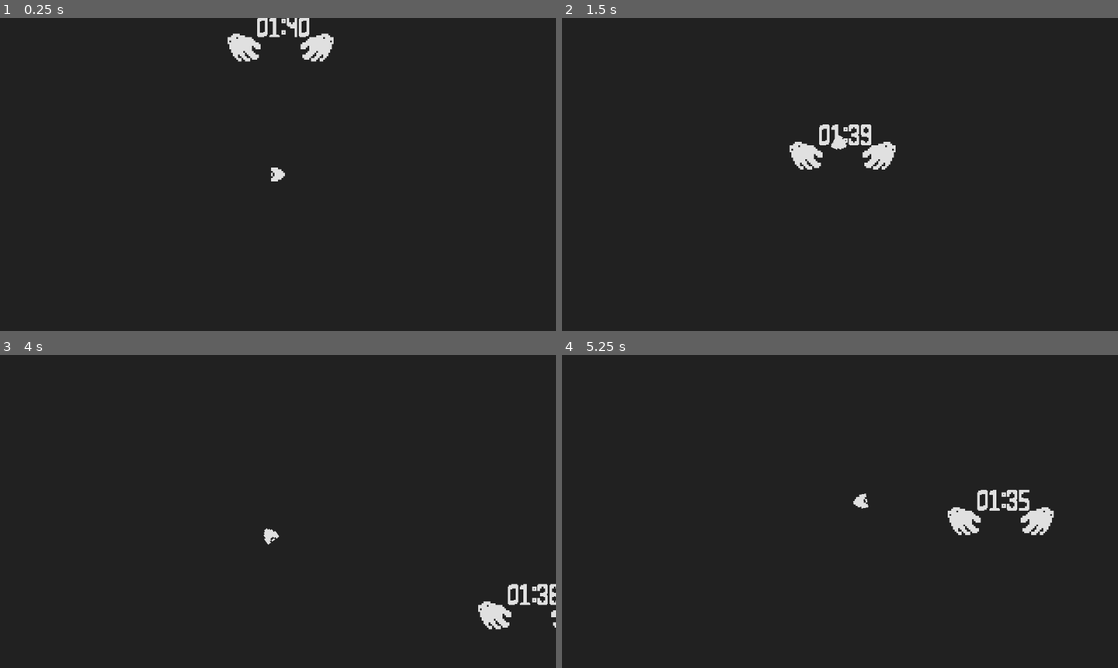
Above: before the commit, frames 1-4 (two rows, left to right).
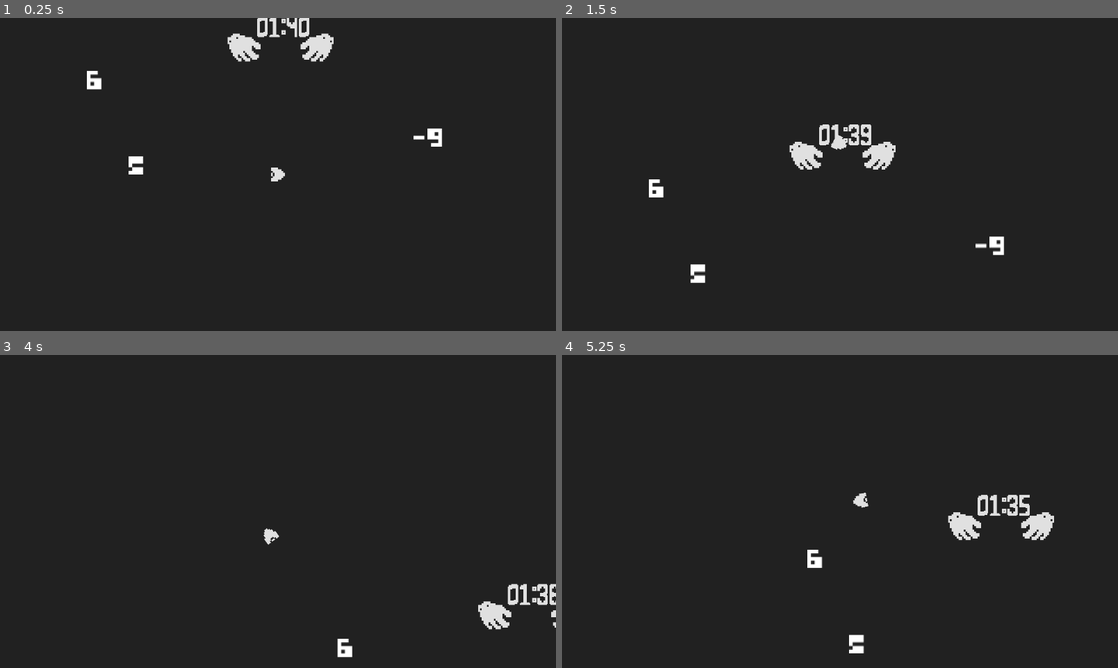
Above: after the commit, the same moments.

Repository: martinvasquez1/gmtk-2026
Game: Godot game, scene res://scenes/main.tscn
The game is run twice, just before and just after one commit, with the same random seed, the same clock (stepped at 60 frames per second) and the same inputs.
Inputs (mouse positions are in pixels of both pictures, inside the frame that each line leads up to):
- Up to frame 1 (0.25 s): no input
- Up to frame 2 (1.5 s): tap Enter at 0.5 s; move the mouse to (812, 237) at 0.52 s; hold W (up) from 0.53 s (still down); move the mouse to (1006, 221) at 1.27 s
- Up to frame 3 (4 s): move the mouse to (111, 464) at 2.02 s; release W (up) at 2.03 s; hold A (left) 2.03-3.53 s; move the mouse to (305, 511) at 2.77 s; move the mouse to (194, 433) at 3.52 s; hold S (down) from 3.53 s (still down)
- Up to frame 4 (5.25 s): move the mouse to (962, 495) at 4.27 s; release S (down) at 4.28 s; hold D (right) 4.28-5.03 s; move the mouse to (728, 527) at 5.02 s; hold W (up) from 5.03 s (still down)

The runs differ from the first frame. In frame 1, 0.4% of the frame differs, in the area x 15-80%, y 16-50%; in frame 2, 0.4%; in frame 3, 0.1%; in frame 4, 1.3%, in the area x 44-89%, y 43-96%.

Commit message:
Add enemy numbers to main scene

Diff:
--- a/scenes/main.tscn
+++ b/scenes/main.tscn
@@ -2,6 +2,7 @@
 
 [ext_resource type="PackedScene" uid="uid://ctbqgikkbq3y0" path="res://characters/player/player.tscn" id="1_0wfyh"]
 [ext_resource type="PackedScene" uid="uid://bcube0s0rem1b" path="res://characters/boss/boss.tscn" id="2_sugp2"]
+[ext_resource type="PackedScene" uid="uid://dn4yl6w7w3jgy" path="res://characters/enemy_number/enemy_number.tscn" id="3_sugp2"]
 
 [node name="Main" type="Node2D" unique_id=2068774575]
 
@@ -10,3 +11,12 @@
 
 [node name="Boss" parent="." unique_id=1099347555 instance=ExtResource("2_sugp2")]
 position = Vector2(8, 0)
+
+[node name="EnemyNumber" parent="." unique_id=1444321047 instance=ExtResource("3_sugp2")]
+position = Vector2(-80, 72)
+
+[node name="EnemyNumber2" parent="." unique_id=1041896530 instance=ExtResource("3_sugp2")]
+position = Vector2(88, 56)
+
+[node name="EnemyNumber3" parent="." unique_id=195813153 instance=ExtResource("3_sugp2")]
+position = Vector2(-104, 23)
